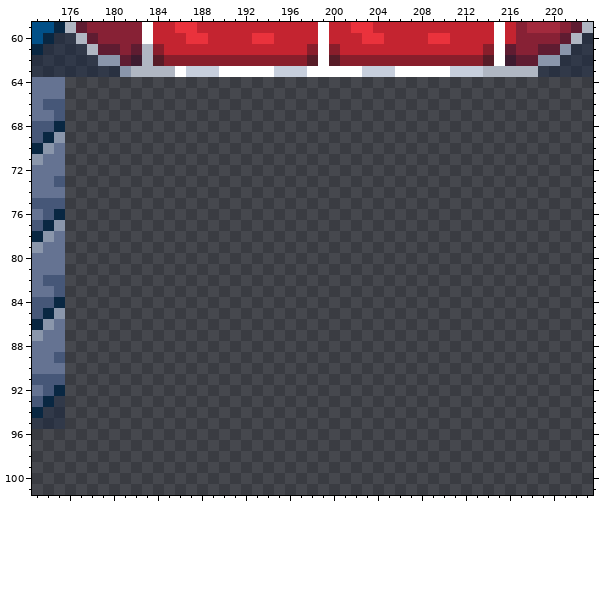
Pixel-art file, stored at Assets/tiles/Walls3.ase. Above is the file before it was changed.
224x160 pixels, 1 frame. Colours within 5 levels of each other are drawn and written as one. Shown: x 173..223, y 59..101.
After:
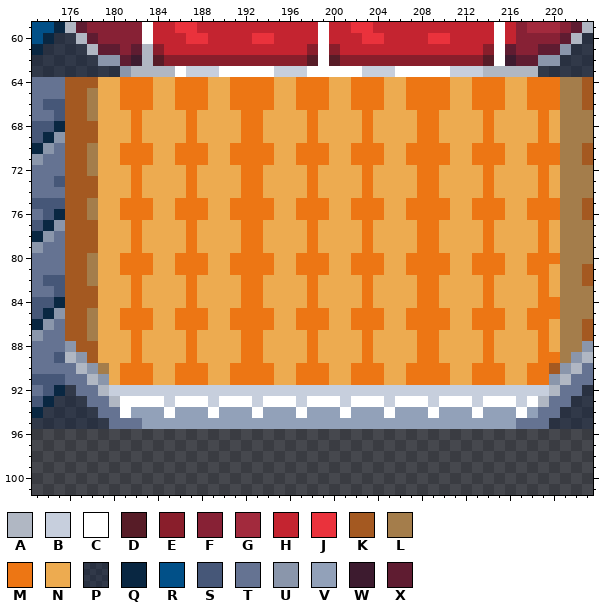
Palette (. is transparent): A #b0b7c3  B #c7cfdd  C #ffffff  D #571c27  E #891e2b  F #872135  G #a22a3d  H #c42430  J #ea323c  K #a45921  L #a47d4b  M #ed7614  N #edab50  P #03193f50  Q #092742  R #015088  S #465778  T #657392  U #8a96ab  V #92a1b9  W #3d1b2f  X #5f1c31
Diff:
Layers "Layer 4", "Support Beams":
y 64: x 176..223 ................................................ -> KKKNNMMMNNMMMNNMMMMNNMMMNNMMMNNMMMMNNMMMNNMMMLLK
y 65..66: x 176..223 ................................................ -> KKLNNMMMNNMMMNNMMMMNNMMMNNMMMNNMMMMNNMMMNNMMMLLK
y 67: x 176..223 ................................................ -> KKLNNNMNNNNMNNNNMMNNNNMNNNNMNNNNMMNNNNMNNNNMNLLL
y 68..69: x 176..223 ................................................ -> KKKNNNMNNNNMNNNNMMNNNNMNNNNMNNNNMMNNNNMNNNNMNLLL
y 70..71: x 176..223 ................................................ -> KKLNNMMMNNMMMNNMMMMNNMMMNNMMMNNMMMMNNMMMNNMMMLLK
y 72: x 176..223 ................................................ -> KKLNNNMNNNNMNNNNMMNNNNMNNNNMNNNNMMNNNNMNNNNMNLLL
y 73..74: x 176..223 ................................................ -> KKKNNNMNNNNMNNNNMMNNNNMNNNNMNNNNMMNNNNMNNNNMNLLL
y 75..76: x 176..223 ................................................ -> KKLNNMMMNNMMMNNMMMMNNMMMNNMMMNNMMMMNNMMMNNMMMLLK
y 77..79: x 176..223 ................................................ -> KKKNNNMNNNNMNNNNMMNNNNMNNNNMNNNNMMNNNNMNNNNMNLLL
y 80: x 176..223 ................................................ -> KKLNNMMMNNMMMNNMMMMNNMMMNNMMMNNMMMMNNMMMNNMMMLLL
y 81: x 176..223 ................................................ -> KKLNNMMMNNMMMNNMMMMNNMMMNNMMMNNMMMMNNMMMNNMMNLLK
y 82: x 176..223 ................................................ -> KKLNNNMNNNNMNNNNMMNNNNMNNNNMNNNNMMNNNNMNNNNMNLLK
y 83: x 176..223 ................................................ -> KKKNNNMNNNNMNNNNMMNNNNMNNNNMNNNNMMNNNNMNNNNMNLLL
y 84: x 176..223 ................................................ -> KKKNNNMNNNNMNNNNMMNNNNMNNNNMNNNNMMNNNNMNNNNMMLLL
y 85: x 176..223 ................................................ -> KKLNNMMMNNMMMNNMMMMNNMMMNNMMMNNMMMMNNMMMNNMMMLLL
y 86: x 176..223 ................................................ -> KKLNNMMMNNMMMNNMMMMNNMMMNNMMMNNMMMMNNMMMNNMMNLLK
y 87: x 176..223 ................................................ -> KKLNNNMNNNNMNNNNMMNNNNMNNNNMNNNNMMNNNNMNNNNMNLLK
y 88: x 176..223 ................................................ -> UKKNNNMNNNNMNNNNMMNNNNMNNNNMNNNNMMNNNNMNNNNMNLLU
y 89: x 176..223 ................................................ -> AUKNNNMNNNNMNNNNMMNNNNMNNNNMNNNNMMNNNNMNNNNMMLUA
y 90: x 176..223 ................................................ -> TAULNMMMNNMMMNNMMMMNNMMMNNMMMNNMMMMNNMMMNNMMKUAT
y 91: x 176..223 ................................................ -> TTAUNMMMNNMMMNNMMMMNNMMMNNMMMNNMMMMNNMMMNNMMUATT
y 92: x 176..223 ................................................ -> PTTABBBBBBBBBBBBBBBBBBBBBBBBBBBBBBBBBBBBBBBBATTP
y 93: x 176..223 ................................................ -> PPTTACCCCBCCCBCCCBCCCBCCCBCCCBCCCBCCCBCCCBCATTPP
y 94: x 176..223 ................................................ -> PPPTTCVVVCVVVCVVVCVVVCVVVCVVVCVVVCVVVCVVVCVTTPPP
y 95: x 176..223 ................................................ -> PPPPTTTVVVVVVVVVVVVVVVVVVVVVVVVVVVVVVVVVVTTTPPPP
Changed places in both pictures, as pixel boxes (x1, y1, x2, y2):
added: (65, 77, 593, 429)
